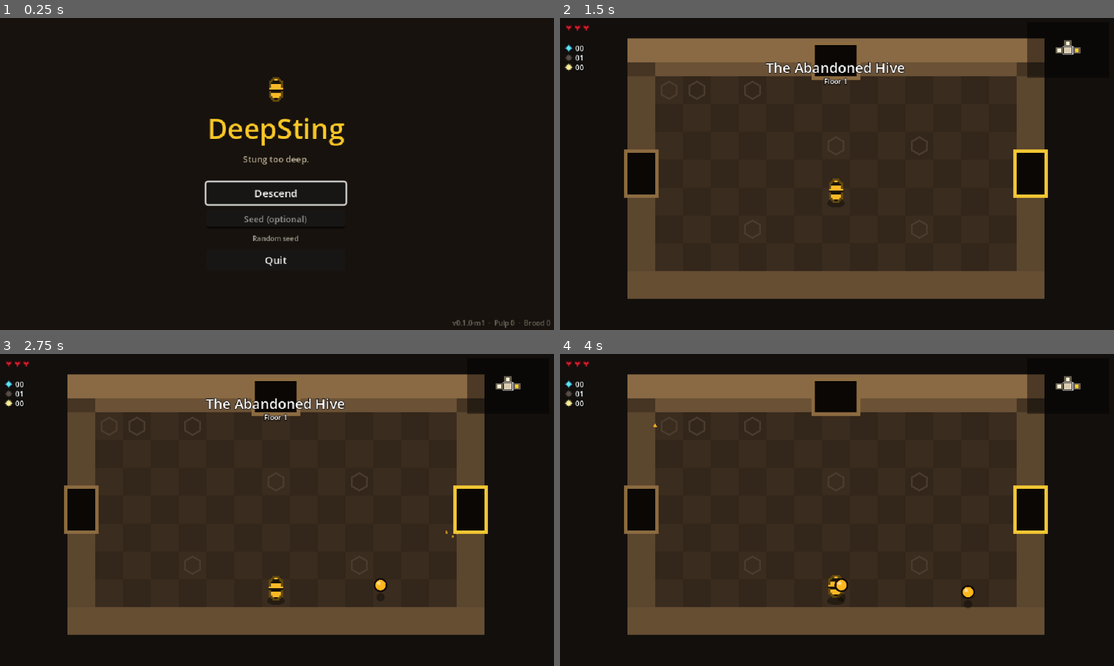
Above: before the commit, frames 1-4 (two rows, left to right).
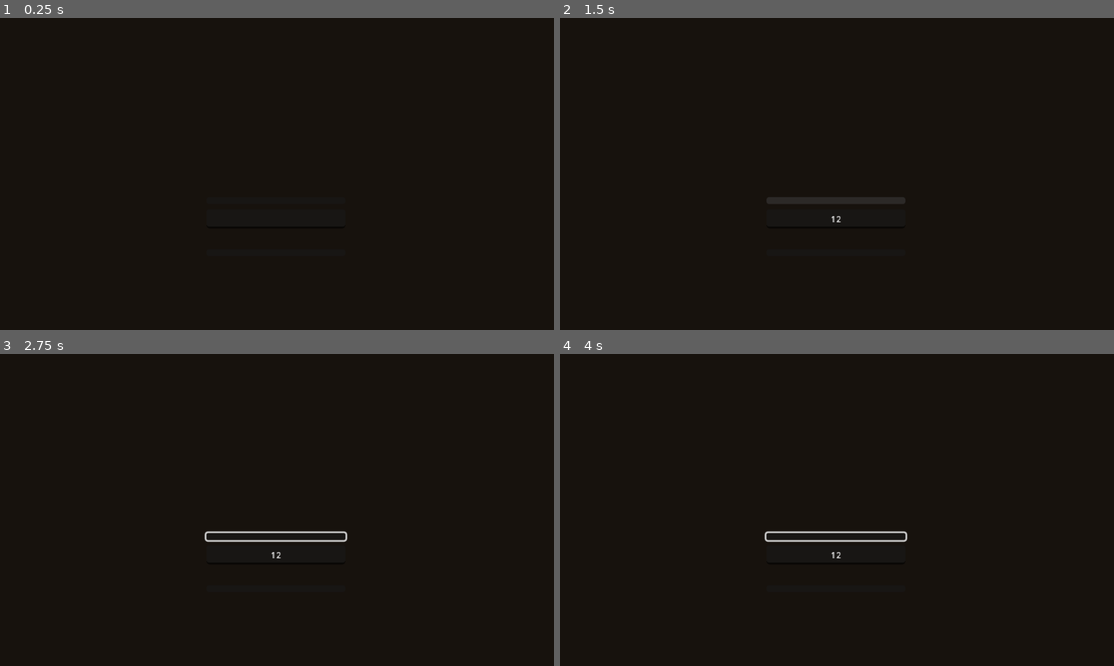
Above: after the commit, the same moments.

Repository: tmetcalf711/DEEPSTING
Game: Godot game, scene res://scenes/ui/main_menu.tscn
Same seed, same stepped clock (60 frames per second), same inputs: the game is played once before the commit and once after it.
Inputs (mouse positions are in pixels of both pictures, inside the frame that each line leads up to; where the layout moved, square brackets give the same spot in the first picture):
- Up to frame 1 (0.25 s): no input
- Up to frame 2 (1.5 s): click (837, 217) at 0.52 s; type "12" at 0.6 s; click (837, 202) [837, 192] at 1.25 s
- Up to frame 3 (2.75 s): tap Enter at 2 s; move the mouse to (398, 494) at 2.02 s; hold Right (shoot_right) from 2.03 s (still down); tap Shift (dash) at 2.1 s; click (398, 494) at 2.17 s
- Up to frame 4 (4 s): release Right (shoot_right) at 2.75 s; tap Space (use_active) at 2.75 s; drag from (726, 525) to (809, 572) at 2.77 s; move the mouse to (892, 441) at 3.52 s; press the mouse at (892, 441) at 3.53 s; hold Right (shoot_right) from 3.53 s (still down)

The runs differ from the first frame. In frame 1, 2.0% of the frame differs, in the area x 36-100%, y 18-100%; in frame 2, 61%; in frame 3, 61%, in the area x 0-94%, y 2-90%; in frame 4, 61%.
Error after the commit: Parse Error: Expected indented block after "if" block. (res://scripts/ui/main_menu.gd:59)

Commit message:
Milestone 2 (part 2): room editor, docs, boss bar fix
- In-engine room editor (tools/room_editor.tscn, main menu button in
  dev builds): paint tiles and spawns for any shape, door lanes shown,
  validates and saves template JSON, Test plays just that room
- Shared Brood Cell room template; 2x2 hive brood room; brood rooms
  fall back gracefully when no template fits
- Boss health bar only shows while a live boss is in the current room
- Capture tool covers big rooms, bosses, deals, locks, every special
  room, the Cave-in curse and the editor
- DESIGN.md: M2 decisions D25-D34, special room / deal / curse rules as
  built; CLAUDE.md and README updated; version 0.2.0-m2

Co-Authored-By: Claude Opus 5.5 <noreply@anthropic.com>
Claude-Session: https://claude.ai/code/session_01Pm2r3bV7CVVr9cZCFHD5jV

Diff:
--- a/project.godot
+++ b/project.godot
@@ -7,7 +7,7 @@
 
 config/name="DeepSting"
 config/description="Top-down 2.5D roguelite twin-stick shooter. Stung too deep."
-config/version="0.1.0-m1"
+config/version="0.2.0-m2"
 run/main_scene="res://scenes/ui/main_menu.tscn"
 config/use_custom_user_dir=true
 config/custom_user_dir_name="DeepSting"
--- a/scripts/autoload/game_state.gd
+++ b/scripts/autoload/game_state.gd
@@ -6,6 +6,7 @@
 const SCENES: Dictionary = {
 	"main_menu": "res://scenes/ui/main_menu.tscn",
 	"run": "res://scenes/run/run.tscn",
+	"room_editor": "res://tools/room_editor.tscn",
 	# M5: "hive": "res://scenes/hive/hive.tscn",
 }
 
--- /dev/null
+++ b/scripts/tools/room_editor.gd
@@ -0,0 +1,309 @@
+extends Control
+## In-engine room template editor (DESIGN.md §10.4). Paints the same JSON format the game loads.
+##   Left click: paint the selected tile / place the selected enemy.  Right click: erase.
+##   Door lanes (tiles that must stay walkable) are outlined; the validator enforces them on save.
+## Save writes res://data/rooms/<stratum>/<id>.json ("shared" for stratum "*"). Test saves, then
+## starts a run containing only this room.
+
+const TILES := [".", "R", "T", "#", "X", "S", "B", "D", "P"]
+const TILE_NAMES := {".": "floor", "R": "rock", "T": "tinted", "#": "block", "X": "pit", "S": "spikes", "B": "brood", "D": "deposit", "P": "pedestal"}
+const TILE_COLORS := {".": Color(0.24, 0.18, 0.12), "R": Color(0.47, 0.4, 0.33), "T": Color(0.42, 0.45, 0.62), "#": Color(0.15, 0.12, 0.1),
+	"X": Color(0.02, 0.02, 0.02), "S": Color(0.6, 0.58, 0.55), "B": Color(0.93, 0.84, 0.58), "D": Color(0.78, 0.64, 0.42), "P": Color(0.95, 0.8, 0.3)}
+const SHAPES := ["1x1", "2x1", "1x2", "2x2"]
+
+var shape := "1x1"
+var grid: Array = []          # Array[Array[String]]
+var spawns: Array = []        # [{enemy, at:[x,y]}]
+var brush := "R"              # a tile char, or "enemy"
+var enemy_choice := "twin_grub"
+
+var _id: LineEdit
+var _stratum: LineEdit
+var _types: LineEdit
+var _tags: LineEdit
+var _weight: SpinBox
+var _shape_opt: OptionButton
+var _load_opt: OptionButton
+var _enemy_opt: OptionButton
+var _status: Label
+var _canvas: Control
+var _painting := 0  # 0 none, 1 paint, 2 erase
+
+
+func _ready() -> void:
+	set_anchors_preset(Control.PRESET_FULL_RECT)
+	var bg := ColorRect.new()
+	bg.color = Color(0.08, 0.07, 0.06)
+	bg.set_anchors_preset(Control.PRESET_FULL_RECT)
+	add_child(bg)
+	var root := VBoxContainer.new()
+	root.set_anchors_preset(Control.PRESET_FULL_RECT)
+	root.add_theme_constant_override("separation", 2)
+	add_child(root)
+	var bar1 := HBoxContainer.new()
+	root.add_child(bar1)
+	_id = _line(bar1, "id", 110)
+	_stratum = _line(bar1, "stratum (hive, topsoil, *)", 70)
+	_shape_opt = OptionButton.new()
+	for s in SHAPES:
+		_shape_opt.add_item(s)
+	_shape_opt.item_selected.connect(func(i: int) -> void: _resize(SHAPES[i]))
+	_small(_shape_opt)
+	bar1.add_child(_shape_opt)
+	_types = _line(bar1, "room types (normal, boss...)", 100)
+	_tags = _line(bar1, "tags (brood_cell...)", 80)
+	_weight = SpinBox.new()
+	_weight.min_value = 0.1
+	_weight.max_value = 5.0
+	_weight.step = 0.1
+	_weight.value = 1.0
+	_weight.tooltip_text = "weight"
+	_small(_weight)
+	bar1.add_child(_weight)
+	var bar2 := HBoxContainer.new()
+	root.add_child(bar2)
+	_load_opt = OptionButton.new()
+	_small(_load_opt)
+	bar2.add_child(_load_opt)
+	_button(bar2, tr("EDITOR_LOAD"), func() -> void: _load(_load_opt.get_item_text(_load_opt.selected)))
+	_button(bar2, tr("EDITOR_NEW"), _new)
+	_button(bar2, tr("EDITOR_SAVE"), func() -> void: _save())
+	_button(bar2, tr("EDITOR_TEST"), _test)
+	_button(bar2, "Back", func() -> void: GameState.goto_scene("main_menu"))
+	_status = Label.new()
+	_small(_status)
+	_status.size_flags_horizontal = Control.SIZE_EXPAND_FILL
+	bar2.add_child(_status)
+	var body := HBoxContainer.new()
+	body.size_flags_vertical = Control.SIZE_EXPAND_FILL
+	root.add_child(body)
+	var palette := VBoxContainer.new()
+	palette.custom_minimum_size = Vector2(70, 0)
+	body.add_child(palette)
+	for t in TILES:
+		_button(palette, "%s %s" % [t, TILE_NAMES[t]], func() -> void: _set_brush(t))
+	_enemy_opt = OptionButton.new()
+	_small(_enemy_opt)
+	_enemy_opt.add_item("@boss")
+	for id in Content.ids("enemies"):
+		_enemy_opt.add_item(id)
+	_enemy_opt.item_selected.connect(func(i: int) -> void:
+		enemy_choice = _enemy_opt.get_item_text(i)
+		_set_brush("enemy"))
+	palette.add_child(_enemy_opt)
+	_canvas = Control.new()
+	_canvas.size_flags_horizontal = Control.SIZE_EXPAND_FILL
+	_canvas.size_flags_vertical = Control.SIZE_EXPAND_FILL
+	_canvas.draw.connect(_draw_canvas)
+	_canvas.gui_input.connect(_on_canvas_input)
+	body.add_child(_canvas)
+	_refresh_load_list()
+	_new()
+
+
+func _small(c: Control) -> void:
+	c.add_theme_font_size_override("font_size", 8)
+
+
+func _line(parent: Node, hint: String, w: float) -> LineEdit:
+	var l := LineEdit.new()
+	l.placeholder_text = hint
+	l.tooltip_text = hint
+	l.custom_minimum_size = Vector2(w, 0)
+	_small(l)
+	parent.add_child(l)
+	return l
+
+
+func _button(parent: Node, text: String, fn: Callable) -> Button:
+	var b := Button.new()
+	b.text = text
+	_small(b)
+	b.pressed.connect(fn)
+	parent.add_child(b)
+	return b
+
+
+func _set_brush(b: String) -> void:
+	brush = b
+	_status.text = "brush: " + (("enemy " + enemy_choice) if b == "enemy" else TILE_NAMES[b])
+
+
+func _refresh_load_list() -> void:
+	_load_opt.clear()
+	for id in Content.ids("rooms"):
+		_load_opt.add_item(id)
+
+
+func _dims() -> Vector2i:
+	var sc: Vector2i = Content.SHAPE_CELLS[shape]
+	return Vector2i(13 * sc.x, 7 * sc.y)
+
+
+func _resize(new_shape: String) -> void:
+	shape = new_shape
+	var d := _dims()
+	var g: Array = []
+	for y in d.y:
+		var row: Array = []
+		for x in d.x:
+			row.append(grid[y][x] if y < grid.size() and x < grid[y].size() else ".")
+		g.append(row)
+	grid = g
+	spawns = spawns.filter(func(s: Dictionary) -> bool: return int(s["at"][0]) < d.x and int(s["at"][1]) < d.y)
+	_canvas.queue_redraw()
+
+
+func _new() -> void:
+	_id.text = "new_room"
+	_stratum.text = "hive"
+	_types.text = "normal"
+	_tags.text = ""
+	_weight.value = 1.0
+	grid = []
+	spawns = []
+	_shape_opt.select(0)
+	_resize("1x1")
+	_status.text = "new 1x1 room"
+
+
+func _load(id: String) -> void:
+	var t: Dictionary = Content.get_entry("rooms", id)
+	if t.is_empty():
+		return
+	_id.text = id
+	_stratum.text = ", ".join(t.get("stratum", []))
+	_types.text = ", ".join(t.get("room_types", ["normal"]))
+	_tags.text = ", ".join(t.get("tags", []))
+	_weight.value = float(t.get("weight", 1.0))
+	shape = str(t.get("shape", "1x1"))
+	_shape_opt.select(SHAPES.find(shape))
+	grid = []
+	for row in t["grid"]:
+		var r: Array = []
+		for ch in str(row):
+			r.append(ch)
+		grid.append(r)
+	spawns = t.get("spawns", []).duplicate(true)
+	_canvas.queue_redraw()
+	_status.text = "loaded " + id
+
+
+func _list(text: String) -> Array:
+	var out: Array = []
+	for p in text.split(","):
+		if p.strip_edges() != "":
+			out.append(p.strip_edges())
+	return out
+
+
+func to_template() -> Dictionary:
+	var rows: Array = []
+	for r in grid:
+		rows.append("".join(r))
+	var d := {"id": _id.text.strip_edges(), "stratum": _list(_stratum.text), "shape": shape,
+		"room_types": _list(_types.text), "difficulty": 1, "weight": _weight.value, "tags": _list(_tags.text),
+		"grid": rows, "spawns": spawns}
+	if shape == "1x1":
+		d["doors"] = ["N", "E", "S", "W"]
+	return d
+
+
+## Returns the saved path, or "" when validation failed.
+func _save() -> String:
+	var d := to_template()
+	var problems: PackedStringArray = Content.validate("rooms", d)
+	if d["id"] == "" or not str(d["id"]).is_valid_identifier():
+		problems.append("id must be a simple identifier")
+	if (d["stratum"] as Array).is_empty():
+		problems.append("needs a stratum")
+	if not problems.is_empty():
+		_status.text = tr("EDITOR_ERRORS") % "; ".join(problems)
+		return ""
+	var folder: String = "shared" if d["stratum"][0] == "*" else str(d["stratum"][0])
+	var existing: Dictionary = Content.get_entry("rooms", d["id"])
+	var path: String = existing.get("_path", "res://data/rooms/%s/%s.json" % [folder, d["id"]])
+	DirAccess.make_dir_recursive_absolute(path.get_base_dir())
+	var f := FileAccess.open(path, FileAccess.WRITE)
+	if f == null:
+		_status.text = "cannot write %s" % path
+		return ""
+	f.store_string(JSON.stringify(d, "  ", false) + "\n")
+	f.close()
+	Content.reload()
+	_refresh_load_list()
+	_status.text = tr("EDITOR_SAVED") % path
+	return path
+
+
+func _test() -> void:
+	if _save() == "":
+		return
+	GameState.room_test_template = _id.text.strip_edges()
+	RunState.start_new(RNG.random_seed())
+	GameState.goto_scene("run")
+
+
+# ---------------------------------------------------------------- canvas
+
+func _cell_px() -> float:
+	var d := _dims()
+	return floorf(minf(_canvas.size.x / d.x, _canvas.size.y / d.y))
+
+
+func _tile_from(pos: Vector2) -> Vector2i:
+	var px := _cell_px()
+	return Vector2i(floori(pos.x / px), floori(pos.y / px))
+
+
+func _on_canvas_input(e: InputEvent) -> void:
+	if e is InputEventMouseButton:
+		if e.pressed:
+			_painting = 1 if e.button_index == MOUSE_BUTTON_LEFT else 2
+			_apply(_tile_from(e.position))
+		else:
+			_painting = 0
+	elif e is InputEventMouseMotion and _painting > 0 and brush != "enemy":
+		_apply(_tile_from(e.position))
+
+
+func _apply(t: Vector2i) -> void:
+	var d := _dims()
+	if t.x < 0 or t.y < 0 or t.x >= d.x or t.y >= d.y:
+		return
+	spawns = spawns.filter(func(s: Dictionary) -> bool: return not (int(s["at"][0]) == t.x and int(s["at"][1]) == t.y))
+	if _painting == 2:
+		grid[t.y][t.x] = "."
+	elif brush == "enemy":
+		grid[t.y][t.x] = "."
+		spawns.append({"enemy": enemy_choice, "at": [t.x, t.y]})
+	else:
+		grid[t.y][t.x] = brush
+	_canvas.queue_redraw()
+
+
+func _draw_canvas() -> void:
+	var px := _cell_px()
+	var d := _dims()
+	var lanes := Content.door_lanes(shape)
+	var font := ThemeDB.fallback_font
+	for y in d.y:
+		for x in d.x:
+			var r := Rect2(x * px, y * px, px - 1, px - 1)
+			var ch: String = grid[y][x]
+			_canvas.draw_rect(r, TILE_COLORS.get(ch, Color.MAGENTA))
+			if ch != ".":
+				_canvas.draw_string(font, r.position + Vector2(2, px - 4), ch, HORIZONTAL_ALIGNMENT_LEFT, -1, int(px * 0.6), Color(0, 0, 0, 0.6))
+			if lanes.has(Vector2i(x, y)):
+				_canvas.draw_rect(r, Color(0.4, 0.9, 1.0, 0.7), false, 1.0)
+	# Cell seams for big rooms.
+	var sc: Vector2i = Content.SHAPE_CELLS[shape]
+	for cx in range(1, sc.x):
+		_canvas.draw_line(Vector2(cx * 13 * px, 0), Vector2(cx * 13 * px, d.y * px), Color(1, 1, 1, 0.25), 1.0)
+	for cy in range(1, sc.y):
+		_canvas.draw_line(Vector2(0, cy * 7 * px), Vector2(d.x * px, cy * 7 * px), Color(1, 1, 1, 0.25), 1.0)
+	for s in spawns:
+		var c := Vector2((int(s["at"][0]) + 0.5) * px, (int(s["at"][1]) + 0.5) * px)
+		var boss: bool = s["enemy"] == "@boss"
+		_canvas.draw_circle(c, px * (0.45 if boss else 0.32), Color(0.8, 0.15, 0.2) if boss else Color(0.55, 0.85, 0.3))
+		_canvas.draw_string(font, c + Vector2(-px * 0.4, px * 0.15), str(s["enemy"]).substr(0, 3), HORIZONTAL_ALIGNMENT_LEFT, -1, int(px * 0.4), Color(0, 0, 0))
--- a/scripts/ui/hud.gd
+++ b/scripts/ui/hud.gd
@@ -93,6 +93,11 @@
 
 
 func _process(delta: float) -> void:
+	# The boss bar only shows while a live boss is in the current room.
+	if _boss_frac > 0.0:
+		var rc0 := RunController.instance
+		if rc0 == null or rc0.room == null or rc0.room.room_enemies().filter(func(e: Node) -> bool: return e.is_boss).is_empty():
+			_boss_frac = -1.0
 	_banner_t = maxf(0.0, _banner_t - delta)
 	var a := clampf(_banner_t / 0.5, 0.0, 1.0)
 	_banner.modulate.a = a
--- a/scripts/ui/main_menu.gd
+++ b/scripts/ui/main_menu.gd
@@ -25,6 +25,17 @@
 	_quit.pressed.connect(GameState.quit)
 	_seed_edit.text_changed.connect(_on_seed_changed)
 	_on_seed_changed("")
+	# Dev builds: the room editor (DESIGN.md §10.4).
+	if OS.is_debug_build():
+		var ed := Button.new()
+		ed.text = tr("MENU_EDITOR")
+		ed.add_theme_font_size_override("font_size", 8)
+		ed.custom_minimum_size = Vector2(160, 0)
+		ed.size_flags_horizontal = Control.SIZE_SHRINK_CENTER
+		ed.pressed.connect(func() -> void: GameState.goto_scene("room_editor"))
+		_quit.get_parent().add_child(ed)
+		_quit.get_parent().move_child(ed, _quit.get_index())
+	GameState.room_test_template = ""
 	_descend.grab_focus()
 
 
@@ -46,5 +57,16 @@
 
 func _unhandled_input(event: InputEvent) -> void:
 	if event.is_action_pressed("ui_cancel") and _seed_edit.has_focus():
-		_descend.grab_focus()
+		# Dev builds: the room editor (DESIGN.md §10.4).
+	if OS.is_debug_build():
+		var ed := Button.new()
+		ed.text = tr("MENU_EDITOR")
+		ed.add_theme_font_size_override("font_size", 8)
+		ed.custom_minimum_size = Vector2(160, 0)
+		ed.size_flags_horizontal = Control.SIZE_SHRINK_CENTER
+		ed.pressed.connect(func() -> void: GameState.goto_scene("room_editor"))
+		_quit.get_parent().add_child(ed)
+		_quit.get_parent().move_child(ed, _quit.get_index())
+	GameState.room_test_template = ""
+	_descend.grab_focus()
 		get_viewport().set_input_as_handled()
--- /dev/null
+++ b/tests/unit/test_room_editor.gd
@@ -0,0 +1,45 @@
+extends GutTest
+
+var ed: Control
+
+
+func before_each() -> void:
+	ed = load("res://tools/room_editor.tscn").instantiate()
+	add_child_autofree(ed)
+
+
+func test_load_round_trip() -> void:
+	for id in ["hive_n01", "hive_x02", "topsoil_w02", "special_shop"]:
+		ed._load(id)
+		var t: Dictionary = ed.to_template()
+		var src: Dictionary = Content.get_entry("rooms", id)
+		assert_eq(t["grid"], src["grid"], id + " grid")
+		assert_eq(t["shape"], src["shape"])
+		assert_eq(t["spawns"], src["spawns"])
+		assert_eq(Content.validate("rooms", t), PackedStringArray(), id + " exports valid JSON")
+
+
+func test_resize_keeps_content() -> void:
+	ed._new()
+	ed.grid[2][3] = "R"
+	ed._resize("2x2")
+	assert_eq(ed.grid.size(), 14)
+	assert_eq(ed.grid[0].size(), 26)
+	assert_eq(ed.grid[2][3], "R")
+
+
+func test_painting_and_lane_validation() -> void:
+	ed._new()
+	ed._painting = 1
+	ed.brush = "R"
+	ed._apply(Vector2i(6, 1))  # north door lane
+	var problems: PackedStringArray = Content.validate("rooms", ed.to_template())
+	assert_eq(problems.size(), 1, "blocked lane is reported: %s" % [problems])
+	ed._painting = 2
+	ed._apply(Vector2i(6, 1))
+	ed._painting = 1
+	ed.brush = "enemy"
+	ed.enemy_choice = "twin_grub"
+	ed._apply(Vector2i(3, 3))
+	assert_eq(ed.spawns, [{"enemy": "twin_grub", "at": [3, 3]}])
+	assert_eq(Content.validate("rooms", ed.to_template()), PackedStringArray())
--- a/tools/capture_screens.gd
+++ b/tools/capture_screens.gd
@@ -1,32 +1,41 @@
 extends SceneTree
 ## Renders gameplay screenshots for review (needs a display, e.g. xvfb-run).
-##   xvfb-run -a godot --rendering-driver opengl3 -s res://tools/capture_screens.gd -- <out_dir>
+##   xvfb-run -a godot --rendering-driver opengl3 --resolution 1280x720 -s res://tools/capture_screens.gd -- <out_dir>
 
 var frames := 0
 var rc: Node = null
 var out_dir := "user://shots"
-var shots := []
 var started := false
+var built := false
+var steps: Array = []
+var wait := 0
 
 
-func _press(action: String, on: bool) -> void:
-	if on:
-		Input.action_press(action)
-	else:
-		Input.action_release(action)
+func _shot(shot_name: String) -> void:
+	root.get_texture().get_image().save_png(out_dir.path_join(shot_name + ".png"))
+	print("capture: ", shot_name)
 
 
-func _shot(name: String) -> void:
-	var img := root.get_texture().get_image()
-	img.save_png(out_dir.path_join(name + ".png"))
-	print("capture: ", name)
+func _console(cmd: String) -> void:
+	root.get_node("DebugConsole").execute(cmd)
 
 
-func _first(type: String) -> Vector2i:
-	for c in rc.layout["order"]:
-		if rc.layout["rooms"][c]["type"] == type:
-			return c
+func _first(type: String, shape: String = "") -> Vector2i:
+	for a in rc.layout["order"]:
+		var info: Dictionary = rc.layout["rooms"][a]
+		if (type == "" or info["type"] == type) and (shape == "" or info["shape"] == shape):
+			return a
 	return Vector2i(-1, -1)
+
+
+func _special(tid: String) -> void:
+	rc._start_room_test(tid)
+
+
+func _kill_all() -> void:
+	for e in get_nodes_in_group("enemies"):
+		e.untargetable = false
+		e.take_hit(9999.0, Vector2.UP, [])
 
 
 func _process(_d: float) -> bool:
@@ -40,67 +49,76 @@
 		root.get_node("RunState").start_new(0x5EED1234)
 		change_scene_to_file("res://scenes/run/run.tscn")
 		return false
-	if rc == null:
+	if not built:
+		built = true
 		rc = current_scene
+		_build()
 		return false
-	var console: Node = root.get_node("DebugConsole")
-	match frames:
-		40:
-			_shot("01_start_room")
-			console.execute("god")
-		45:
-			# First normal room with a brood cell, fighting.
-			for c in rc.layout["order"]:
-				if rc.layout["rooms"][c]["brood_cell"]:
-					rc.enter_room(c, "S")
-					break
-		110:
-			_press("shoot_up", true)
-			_press("move_left", true)
-		150:
-			_shot("02_combat")
-			_press("move_left", false)
-		200:
-			for e in get_nodes_in_group("enemies"):
-				e.take_hit(9999.0, Vector2.UP, [])
-		235:
-			_press("shoot_up", false)
-			_shot("03_cleared_workers_hauling")
-		260:
-			for b in get_nodes_in_group("brood_cells"):
-				b.take_hit(1.0, Vector2.UP, ["blast"])
-		285:
-			_shot("04_brood_rescued")
-		300:
-			for id in ["raw_geode", "bottle_cap", "obsidian_shard", "quartz_lens", "toy_soldier", "gnome_hat", "dead_phone"]:
-				console.execute("give " + id)
-			rc.enter_room(_first("boss"), "W")
-		420:
-			_press("shoot_right", true)
-		470:
-			_shot("05_boss_fight")
-		520:
-			_press("shoot_right", false)
-			for e in get_nodes_in_group("enemies"):
-				if e.is_boss:
-					e.take_hit(9999.0, Vector2.UP, [])
-		600:
-			_shot("06_boss_shaft_haul")
-		760:
-			_shot("07_banked_trapdoor")
-		770:
-			rc.enter_room(_first("treasure"), "S")
-		800:
-			_shot("08_treasure_room")
-		810:
-			rc.enter_room(_first("secret"), "S")
-		840:
-			_shot("09_secret_room")
-			var ev := InputEventAction.new()
-			ev.action = "pause"
-			ev.pressed = true
-			Input.parse_input_event(ev)
-		860:
-			_shot("10_pause")
-			quit(0)
+	if wait > 0:
+		wait -= 1
+		return false
+	if steps.is_empty():
+		quit(0)
+		return false
+	var s: Array = steps.pop_front()
+	wait = int(s[0])
+	s[1].call()
 	return false
+
+
+func _then(w: int, fn: Callable) -> void:
+	steps.append([w, fn])
+
+
+func _build() -> void:
+	_then(30, func() -> void:
+		_console("god")
+		for id in ["raw_geode", "acid_gland", "toy_soldier", "wax_wings", "dead_phone"]:
+			_console("give " + id))
+	# Topsoil floor: a big room in combat, the minimap with big rooms.
+	_then(40, func() -> void:
+		_console("goto 2")
+		var big := _first("normal", "2x1")
+		if big.x < 0:
+			big = _first("normal", "1x2")
+		if big.x < 0:
+			big = _first("normal", "2x2")
+		if big.x >= 0:
+			rc.enter_room(big, "")
+		Input.action_press("shoot_right"))
+	_then(50, func() -> void: _shot("01_topsoil_big_room"))
+	_then(10, func() -> void:
+		Input.action_release("shoot_right")
+		_console("reveal"))
+	_then(10, func() -> void: _shot("02_minimap_revealed"))
+	# Tunnel Mole boss (rubble rain / burrow strike).
+	_then(1, func() -> void:
+		rc.enter_room(rc.layout["boss"], "")
+		Input.action_press("shoot_up"))
+	_then(200, func() -> void: _shot("03_boss_fight"))
+	_then(1, func() -> void:
+		Input.action_release("shoot_up")
+		_kill_all())
+	_then(200, func() -> void: _console("deal royal"))
+	_then(30, func() -> void: _shot("04_boss_cleared_deal_door"))
+	# Locked shop door on floor 2.
+	_then(1, func() -> void:
+		var shop := _first("shop")
+		var info: Dictionary = rc.layout["rooms"][shop]
+		var link: Array = info["links"].values()[0]
+		rc.enter_room(link[0], link[1]))
+	_then(30, func() -> void: _shot("05_locked_shop_door"))
+	# Special rooms.
+	for tid in ["special_shop", "special_den", "special_royal", "special_sacrifice", "special_arcade", "special_challenge"]:
+		_then(1, func() -> void: _special(tid))
+		_then(45, func() -> void: _shot("06_" + tid))
+	# Curse of the Cave-in.
+	_then(1, func() -> void: _console("curse cave_in"))
+	_then(40, func() -> void: _shot("07_curse_cave_in"))
+	_then(1, func() -> void: _console("curse none"))
+	# Room editor.
+	_then(1, func() -> void: change_scene_to_file("res://tools/room_editor.tscn"))
+	_then(20, func() -> void:
+		var ed: Node = current_scene
+		ed._load("hive_x01"))
+	_then(10, func() -> void: _shot("08_room_editor"))
--- /dev/null
+++ b/tools/room_editor.tscn
@@ -0,0 +1,12 @@
+[gd_scene load_steps=2 format=3]
+
+[ext_resource type="Script" path="res://scripts/tools/room_editor.gd" id="1"]
+
+[node name="RoomEditor" type="Control"]
+layout_mode = 3
+anchors_preset = 15
+anchor_right = 1.0
+anchor_bottom = 1.0
+grow_horizontal = 2
+grow_vertical = 2
+script = ExtResource("1")
Not shown, added: scripts/tools/room_editor.gd.uid
Not shown, added: tests/unit/test_room_editor.gd.uid
Not shown, changed: CLAUDE.md
Not shown, changed: DESIGN.md
